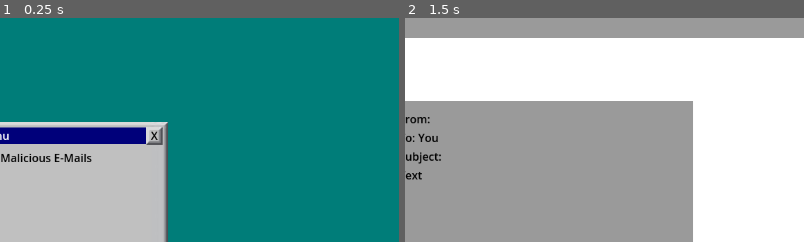
Above: before the commit, frames 1-2 (left to right).
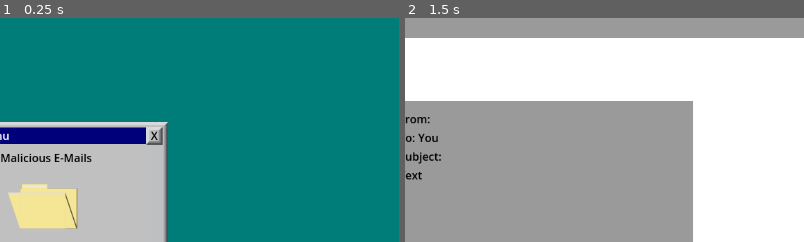
Above: after the commit, the same moments.

Repository: SeanGreeley/2025-Chillennium-Drury
Game: Godot game, scene res://scenes/GameTitle.tscn
Same seed, same stepped clock (60 frames per second), same inputs: the game is played once before the commit and once after it. The project has no main scene, so this scene is started directly.
Inputs:
- Up to frame 1 (0.25 s): no input
- Up to frame 2 (1.5 s): click "Start" at 0.5 s
The pictures show only the part of the screen within x 44-94%, y 0-50%; the shares and areas given below are measured in that part.

The runs differ from the first frame. In frame 1, 3.0% of the frame differs, in the area x 2-20%, y 74-95%; in frame 2, nothing differs.

Commit message:
folder in title screen

Diff:
--- a/scenes/GameTitle.tscn
+++ b/scenes/GameTitle.tscn
@@ -1,8 +1,9 @@
-[gd_scene load_steps=5 format=3 uid="uid://cspmxdwitqv8c"]
+[gd_scene load_steps=6 format=3 uid="uid://cspmxdwitqv8c"]
 
 [ext_resource type="Theme" uid="uid://0cvsh5dbnr77" path="res://Theme/MainTheme.tres" id="1_j4beu"]
 [ext_resource type="Script" path="res://scripts/MainMenuScripts/start_button.gd" id="2_fd0te"]
 [ext_resource type="Script" path="res://scripts/MainMenuScripts/quit_button.gd" id="3_73vjh"]
+[ext_resource type="Texture2D" uid="uid://cpxmajrl71xcx" path="res://assets/folder.png" id="4_1snma"]
 [ext_resource type="Script" path="res://scripts/MainMenuScripts/MainMenuButton.gd" id="4_3kcin"]
 
 [node name="GameOpening" type="Control"]
@@ -83,6 +84,14 @@
 text = "X"
 horizontal_alignment = 1
 
+[node name="TextureRect" type="TextureRect" parent="Panel"]
+layout_mode = 0
+offset_left = 119.0
+offset_top = 90.0
+offset_right = 219.0
+offset_bottom = 190.0
+texture = ExtResource("4_1snma")
+
 [node name="ItemList" type="ItemList" parent="."]
 layout_mode = 0
 offset_left = -449.0
Binary file added: assets/folder.png
Not shown, added: assets/folder.png.import
